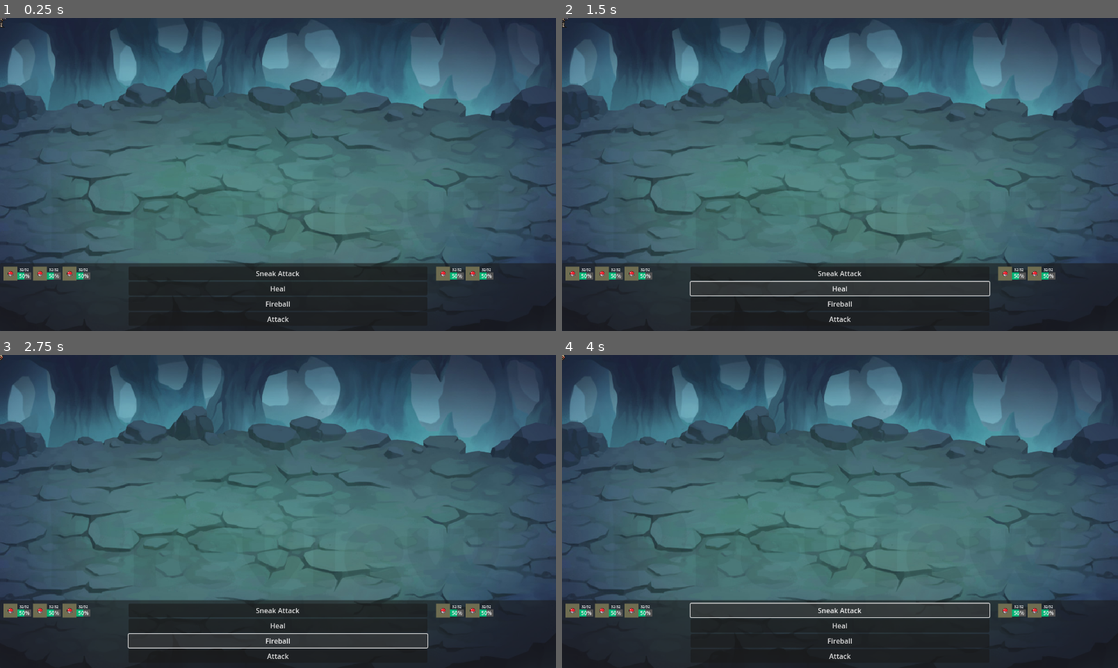
Above: before the commit, frames 1-4 (two rows, left to right).
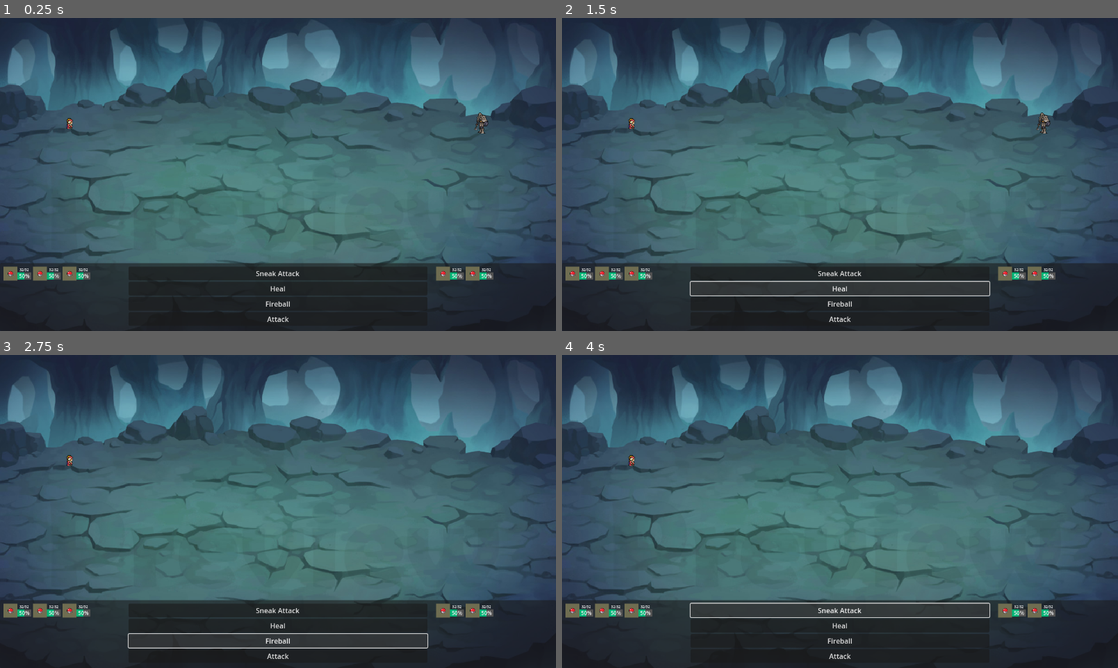
Above: after the commit, the same moments.

Repository: Mopjoyovans/Yeknom
Game: Godot game, scene res://scenes/battle/battle.tscn
The game is run twice, just before and just after one commit, with the same random seed, the same clock (stepped at 60 frames per second) and the same inputs.
Inputs:
- Up to frame 1 (0.25 s): no input
- Up to frame 2 (1.5 s): click "Sneak Attack" at 0.5 s; click "Heal" at 1.25 s
- Up to frame 3 (2.75 s): click "Fireball" at 2 s
- Up to frame 4 (4 s): click "Attack" at 2.75 s; click "Sneak Attack" at 3.5 s

The runs differ from the first frame. In frame 1, 0.1% of the frame differs, in the area x 0-88%, y 0-37%; in frame 2, 0.1%; in frame 3, less than 0.1%; in frame 4, less than 0.1%.

Commit message:
Set unit positions

Diff:
--- a/scenes/battle/battle.gd
+++ b/scenes/battle/battle.gd
@@ -22,6 +22,8 @@
 	populate_abilities()
 	player_squad_unit_container.init_unit_display()
 	enemy_squad_unit_container.init_unit_display()
+#	player_sprite_unit_container.init_sprite_grid()
+#	enemy_sprite_unit_container.init_sprite_grid()
 	player_sprite_unit_container.init_sprite_grid()
 	enemy_sprite_unit_container.init_sprite_grid()
 #	populate_abilities(player_team.get_unit_by_name("Warrior"))
--- a/scenes/battle/battle.tscn
+++ b/scenes/battle/battle.tscn
@@ -39,11 +39,11 @@
 
 [node name="PlayerMarginContainer" type="MarginContainer" parent="BattleUI/VBoxContainer/SpritePanelContainer"]
 layout_mode = 2
-size_flags_horizontal = 8
+size_flags_horizontal = 0
 size_flags_vertical = 4
-theme_override_constants/margin_left = 20
+theme_override_constants/margin_left = 160
 theme_override_constants/margin_top = 140
-theme_override_constants/margin_right = 160
+theme_override_constants/margin_right = 20
 
 [node name="PlayerSpriteUnitContainer" parent="BattleUI/VBoxContainer/SpritePanelContainer/PlayerMarginContainer" node_paths=PackedStringArray("squad") instance=ExtResource("5_gmjmn")]
 unique_name_in_owner = true
@@ -52,11 +52,11 @@
 
 [node name="EnemyMarginContainer" type="MarginContainer" parent="BattleUI/VBoxContainer/SpritePanelContainer"]
 layout_mode = 2
-size_flags_horizontal = 0
+size_flags_horizontal = 8
 size_flags_vertical = 4
-theme_override_constants/margin_left = 160
+theme_override_constants/margin_left = 20
 theme_override_constants/margin_top = 140
-theme_override_constants/margin_right = 20
+theme_override_constants/margin_right = 160
 
 [node name="EnemySpriteUnitContainer" parent="BattleUI/VBoxContainer/SpritePanelContainer/EnemyMarginContainer" node_paths=PackedStringArray("squad") instance=ExtResource("5_gmjmn")]
 unique_name_in_owner = true
--- a/scenes/component/grid_component.gd
+++ b/scenes/component/grid_component.gd
@@ -16,9 +16,8 @@
 	grid[x][y] = unit
 
 
-func set_unit_grid_position(unit_x: int, unit_y: int, canvas_x: int, canvas_y: int) -> void:
-	grid[unit_x][unit_y].position.x = canvas_x
-	grid[unit_x][unit_y].position.y = canvas_y
+func set_unit_grid_position(unit_x: int, unit_y: int, canvas_position: Vector2) -> void:
+	grid[unit_x][unit_y].position = canvas_position
 #	print(str(grid[unit_x][unit_y].stats_component.unit_name, " ", grid[unit_x][unit_y].position))
 
 
--- a/scenes/squad/sprite_unit_container.gd
+++ b/scenes/squad/sprite_unit_container.gd
@@ -23,14 +23,21 @@
 			unit_hbox.add_child(sprite)
 
 			if squad.grid_component.get_unit_at_position(row, col) != null:
-#				call_deferred("print_pos", sprite)
-				print(sprite.position)
-				squad.grid_component.set_unit_grid_position(row, col, position.x, position.y)
+				call_deferred("set_sprite_pos", sprite, row, col)
+#				set_sprite_pos(sprite, row, col)
+#				print(sprite.global_position)
+#				squad.grid_component.set_unit_grid_position(row, col, position.x, position.y)
 #				squad.units[row][col].position.x = position.x
 #				squad.units[row][col].position.y = position.y
 
 		add_child(unit_hbox)
 
 
+func set_sprite_pos(sprite, row, col):
+	print(sprite)
+	print(sprite.global_position)
+	squad.grid_component.set_unit_grid_position(row, col, sprite.global_position)
+
+
 func on_unit_added(unit: Unit, x: int, y: int) -> void:
 	print("on unit added")
